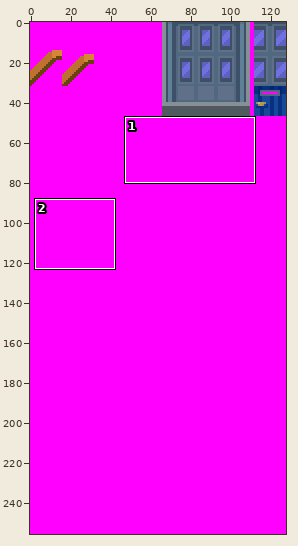
Two versions of one sprite sheet, tiles/jubilife/middle.png. Above: a wide view before the commit, with the close-up outlined.
Close-up. Before the edit:
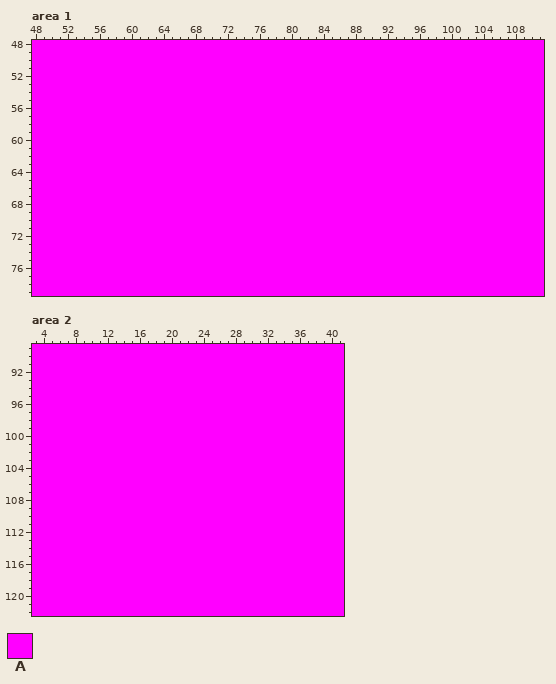
The file is 128x256 pixels. Shown: area 1: x 48..111, y 48..79; area 2: x 3..41, y 89..122.
Palette (. is transparent): A #ff00ff
Pixels before, area 1, first column x 48:
48 AAAAAAAAAAAAAAAAAAAAAAAAAAAAAAAAAAAAAAAAAAAAAAAAAAAAAAAAAAAAAAAA
49 AAAAAAAAAAAAAAAAAAAAAAAAAAAAAAAAAAAAAAAAAAAAAAAAAAAAAAAAAAAAAAAA
50 AAAAAAAAAAAAAAAAAAAAAAAAAAAAAAAAAAAAAAAAAAAAAAAAAAAAAAAAAAAAAAAA
51 AAAAAAAAAAAAAAAAAAAAAAAAAAAAAAAAAAAAAAAAAAAAAAAAAAAAAAAAAAAAAAAA
52 AAAAAAAAAAAAAAAAAAAAAAAAAAAAAAAAAAAAAAAAAAAAAAAAAAAAAAAAAAAAAAAA
53 AAAAAAAAAAAAAAAAAAAAAAAAAAAAAAAAAAAAAAAAAAAAAAAAAAAAAAAAAAAAAAAA
54 AAAAAAAAAAAAAAAAAAAAAAAAAAAAAAAAAAAAAAAAAAAAAAAAAAAAAAAAAAAAAAAA
55 AAAAAAAAAAAAAAAAAAAAAAAAAAAAAAAAAAAAAAAAAAAAAAAAAAAAAAAAAAAAAAAA
56 AAAAAAAAAAAAAAAAAAAAAAAAAAAAAAAAAAAAAAAAAAAAAAAAAAAAAAAAAAAAAAAA
57 AAAAAAAAAAAAAAAAAAAAAAAAAAAAAAAAAAAAAAAAAAAAAAAAAAAAAAAAAAAAAAAA
58 AAAAAAAAAAAAAAAAAAAAAAAAAAAAAAAAAAAAAAAAAAAAAAAAAAAAAAAAAAAAAAAA
59 AAAAAAAAAAAAAAAAAAAAAAAAAAAAAAAAAAAAAAAAAAAAAAAAAAAAAAAAAAAAAAAA
60 AAAAAAAAAAAAAAAAAAAAAAAAAAAAAAAAAAAAAAAAAAAAAAAAAAAAAAAAAAAAAAAA
61 AAAAAAAAAAAAAAAAAAAAAAAAAAAAAAAAAAAAAAAAAAAAAAAAAAAAAAAAAAAAAAAA
62 AAAAAAAAAAAAAAAAAAAAAAAAAAAAAAAAAAAAAAAAAAAAAAAAAAAAAAAAAAAAAAAA
63 AAAAAAAAAAAAAAAAAAAAAAAAAAAAAAAAAAAAAAAAAAAAAAAAAAAAAAAAAAAAAAAA
64 AAAAAAAAAAAAAAAAAAAAAAAAAAAAAAAAAAAAAAAAAAAAAAAAAAAAAAAAAAAAAAAA
65 AAAAAAAAAAAAAAAAAAAAAAAAAAAAAAAAAAAAAAAAAAAAAAAAAAAAAAAAAAAAAAAA
66 AAAAAAAAAAAAAAAAAAAAAAAAAAAAAAAAAAAAAAAAAAAAAAAAAAAAAAAAAAAAAAAA
67 AAAAAAAAAAAAAAAAAAAAAAAAAAAAAAAAAAAAAAAAAAAAAAAAAAAAAAAAAAAAAAAA
68 AAAAAAAAAAAAAAAAAAAAAAAAAAAAAAAAAAAAAAAAAAAAAAAAAAAAAAAAAAAAAAAA
69 AAAAAAAAAAAAAAAAAAAAAAAAAAAAAAAAAAAAAAAAAAAAAAAAAAAAAAAAAAAAAAAA
70 AAAAAAAAAAAAAAAAAAAAAAAAAAAAAAAAAAAAAAAAAAAAAAAAAAAAAAAAAAAAAAAA
71 AAAAAAAAAAAAAAAAAAAAAAAAAAAAAAAAAAAAAAAAAAAAAAAAAAAAAAAAAAAAAAAA
72 AAAAAAAAAAAAAAAAAAAAAAAAAAAAAAAAAAAAAAAAAAAAAAAAAAAAAAAAAAAAAAAA
73 AAAAAAAAAAAAAAAAAAAAAAAAAAAAAAAAAAAAAAAAAAAAAAAAAAAAAAAAAAAAAAAA
74 AAAAAAAAAAAAAAAAAAAAAAAAAAAAAAAAAAAAAAAAAAAAAAAAAAAAAAAAAAAAAAAA
75 AAAAAAAAAAAAAAAAAAAAAAAAAAAAAAAAAAAAAAAAAAAAAAAAAAAAAAAAAAAAAAAA
76 AAAAAAAAAAAAAAAAAAAAAAAAAAAAAAAAAAAAAAAAAAAAAAAAAAAAAAAAAAAAAAAA
77 AAAAAAAAAAAAAAAAAAAAAAAAAAAAAAAAAAAAAAAAAAAAAAAAAAAAAAAAAAAAAAAA
78 AAAAAAAAAAAAAAAAAAAAAAAAAAAAAAAAAAAAAAAAAAAAAAAAAAAAAAAAAAAAAAAA
79 AAAAAAAAAAAAAAAAAAAAAAAAAAAAAAAAAAAAAAAAAAAAAAAAAAAAAAAAAAAAAAAA
Pixels before, area 2, first column x 3:
 89 AAAAAAAAAAAAAAAAAAAAAAAAAAAAAAAAAAAAAAA
 90 AAAAAAAAAAAAAAAAAAAAAAAAAAAAAAAAAAAAAAA
 91 AAAAAAAAAAAAAAAAAAAAAAAAAAAAAAAAAAAAAAA
 92 AAAAAAAAAAAAAAAAAAAAAAAAAAAAAAAAAAAAAAA
 93 AAAAAAAAAAAAAAAAAAAAAAAAAAAAAAAAAAAAAAA
 94 AAAAAAAAAAAAAAAAAAAAAAAAAAAAAAAAAAAAAAA
 95 AAAAAAAAAAAAAAAAAAAAAAAAAAAAAAAAAAAAAAA
 96 AAAAAAAAAAAAAAAAAAAAAAAAAAAAAAAAAAAAAAA
 97 AAAAAAAAAAAAAAAAAAAAAAAAAAAAAAAAAAAAAAA
 98 AAAAAAAAAAAAAAAAAAAAAAAAAAAAAAAAAAAAAAA
 99 AAAAAAAAAAAAAAAAAAAAAAAAAAAAAAAAAAAAAAA
100 AAAAAAAAAAAAAAAAAAAAAAAAAAAAAAAAAAAAAAA
101 AAAAAAAAAAAAAAAAAAAAAAAAAAAAAAAAAAAAAAA
102 AAAAAAAAAAAAAAAAAAAAAAAAAAAAAAAAAAAAAAA
103 AAAAAAAAAAAAAAAAAAAAAAAAAAAAAAAAAAAAAAA
104 AAAAAAAAAAAAAAAAAAAAAAAAAAAAAAAAAAAAAAA
105 AAAAAAAAAAAAAAAAAAAAAAAAAAAAAAAAAAAAAAA
106 AAAAAAAAAAAAAAAAAAAAAAAAAAAAAAAAAAAAAAA
107 AAAAAAAAAAAAAAAAAAAAAAAAAAAAAAAAAAAAAAA
108 AAAAAAAAAAAAAAAAAAAAAAAAAAAAAAAAAAAAAAA
109 AAAAAAAAAAAAAAAAAAAAAAAAAAAAAAAAAAAAAAA
110 AAAAAAAAAAAAAAAAAAAAAAAAAAAAAAAAAAAAAAA
111 AAAAAAAAAAAAAAAAAAAAAAAAAAAAAAAAAAAAAAA
112 AAAAAAAAAAAAAAAAAAAAAAAAAAAAAAAAAAAAAAA
113 AAAAAAAAAAAAAAAAAAAAAAAAAAAAAAAAAAAAAAA
114 AAAAAAAAAAAAAAAAAAAAAAAAAAAAAAAAAAAAAAA
115 AAAAAAAAAAAAAAAAAAAAAAAAAAAAAAAAAAAAAAA
116 AAAAAAAAAAAAAAAAAAAAAAAAAAAAAAAAAAAAAAA
117 AAAAAAAAAAAAAAAAAAAAAAAAAAAAAAAAAAAAAAA
118 AAAAAAAAAAAAAAAAAAAAAAAAAAAAAAAAAAAAAAA
119 AAAAAAAAAAAAAAAAAAAAAAAAAAAAAAAAAAAAAAA
120 AAAAAAAAAAAAAAAAAAAAAAAAAAAAAAAAAAAAAAA
121 AAAAAAAAAAAAAAAAAAAAAAAAAAAAAAAAAAAAAAA
122 AAAAAAAAAAAAAAAAAAAAAAAAAAAAAAAAAAAAAAA
And afterwards:
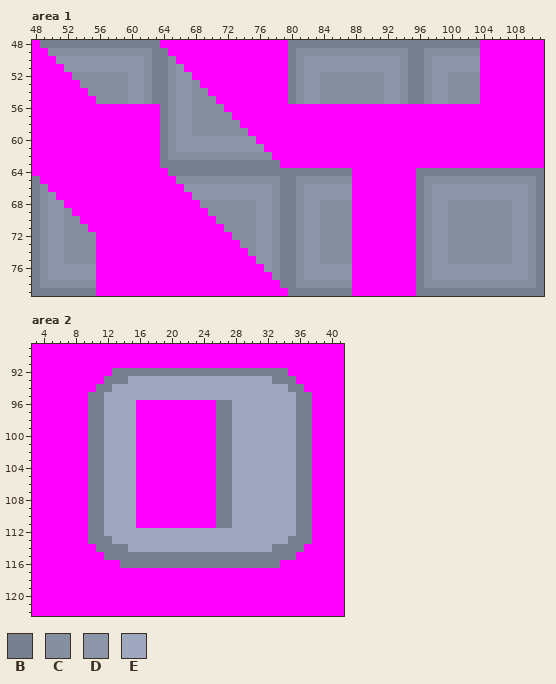
Colours new in this view: B #788090  C #868fa0  D #8d96a8  E #a0a8c0
The edit:
Changed rows in their new state; - is an unchanged pixel.
Area 1:
first column x 48:
48 -BBBBBBBBBBBBBBB----------------BBBBBBBBBBBBBBBBBBBBBBBB--------
49 --CCCCCCCCCCCCCBB---------------BCCCCCCCCCCCCCCBBCCCCCCC--------
50 ---DDDDDDDDDDDCBBC--------------BCDDDDDDDDDDDDCBBCDDDDDD--------
51 ----DDDDDDDDDDCBBCD-------------BCDDDDDDDDDDDDCBBCDDDDDD--------
52 -----CCCCCCCDDCBBCDD------------BCDDCCCCCCCCDDCBBCDDCCCC--------
53 ------CCCCCCDDCBBCDDC-----------BCDDCCCCCCCCDDCBBCDDCCCC--------
54 -------CCCCCDDCBBCDDCC----------BCDDCCCCCCCCDDCBBCDDCCCC--------
55 --------CCCCDDCBBCDDCCC---------BCDDCCCCCCCCDDCBBCDDCCCC--------
56 ----------------BCDDCCCC----------------------------------------
57 ----------------BCDDCCCCC---------------------------------------
58 ----------------BCDDCCCCCC--------------------------------------
59 ----------------BCDDCCCCCCC-------------------------------------
60 ----------------BCDDDDDDDDDD------------------------------------
61 ----------------BCDDDDDDDDDDD-----------------------------------
62 ----------------BCCCCCCCCCCCCC----------------------------------
63 ----------------BBBBBBBBBBBBBBB---------------------------------
64 -----------------BBBBBBBBBBBBBBBBBBBBBBB--------BBBBBBBBBBBBBBBB
65 B-----------------CCCCCCCCCCCCCBBCCCCCCC--------BCCCCCCCCCCCCCCB
66 BC-----------------DDDDDDDDDDDCBBCDDDDDD--------BCDDDDDDDDDDDDCB
67 BCD-----------------DDDDDDDDDDCBBCDDDDDD--------BCDDDDDDDDDDDDCB
68 BCDD-----------------CCCCCCCDDCBBCDDCCCC--------BCDDCCCCCCCCDDCB
69 BCDDC-----------------CCCCCCDDCBBCDDCCCC--------BCDDCCCCCCCCDDCB
70 BCDDCC-----------------CCCCCDDCBBCDDCCCC--------BCDDCCCCCCCCDDCB
71 BCDDCCC-----------------CCCCDDCBBCDDCCCC--------BCDDCCCCCCCCDDCB
72 BCDDCCCC-----------------CCCDDCBBCDDCCCC--------BCDDCCCCCCCCDDCB
73 BCDDCCCC------------------CCDDCBBCDDCCCC--------BCDDCCCCCCCCDDCB
74 BCDDCCCC-------------------CDDCBBCDDCCCC--------BCDDCCCCCCCCDDCB
75 BCDDCCCC--------------------DDCBBCDDCCCC--------BCDDCCCCCCCCDDCB
76 BCDDDDDD---------------------DCBBCDDDDDD--------BCDDDDDDDDDDDDCB
77 BCDDDDDD----------------------CBBCDDDDDD--------BCDDDDDDDDDDDDCB
78 BCCCCCCC-----------------------BBCCCCCCC--------BCCCCCCCCCCCCCCB
79 BBBBBBBB------------------------BBBBBBBB--------BBBBBBBBBBBBBBBB
Area 2:
first column x 10:
 92 ---BBBBBBBBBBBBBBBBBBBBBB---
 93 --BBBEEEEEEEEEEEEEEEEEEBBB--
 94 -BBEEEEEEEEEEEEEEEEEEEEEEBB-
 95 BBEEEEEEEEEEEEEEEEEEEEEEEEBB
 96 BBEEEE----------BBEEEEEEEEBB
 97 BBEEEE----------BBEEEEEEEEBB
 98 BBEEEE----------BBEEEEEEEEBB
 99 BBEEEE----------BBEEEEEEEEBB
100 BBEEEE----------BBEEEEEEEEBB
101 BBEEEE----------BBEEEEEEEEBB
102 BBEEEE----------BBEEEEEEEEBB
103 BBEEEE----------BBEEEEEEEEBB
104 BBEEEE----------BBEEEEEEEEBB
105 BBEEEE----------BBEEEEEEEEBB
106 BBEEEE----------BBEEEEEEEEBB
107 BBEEEE----------BBEEEEEEEEBB
108 BBEEEE----------BBEEEEEEEEBB
109 BBEEEE----------BBEEEEEEEEBB
110 BBEEEE----------BBEEEEEEEEBB
111 BBEEEE----------BBEEEEEEEEBB
112 BBEEEEEEEEEEEEEEEEEEEEEEEEBB
113 BBBEEEEEEEEEEEEEEEEEEEEEEBBB
114 -BBBBEEEEEEEEEEEEEEEEEEBBBB-
115 --BBBBBBBBBBBBBBBBBBBBBBBB--
116 ----BBBBBBBBBBBBBBBBBBBB----
